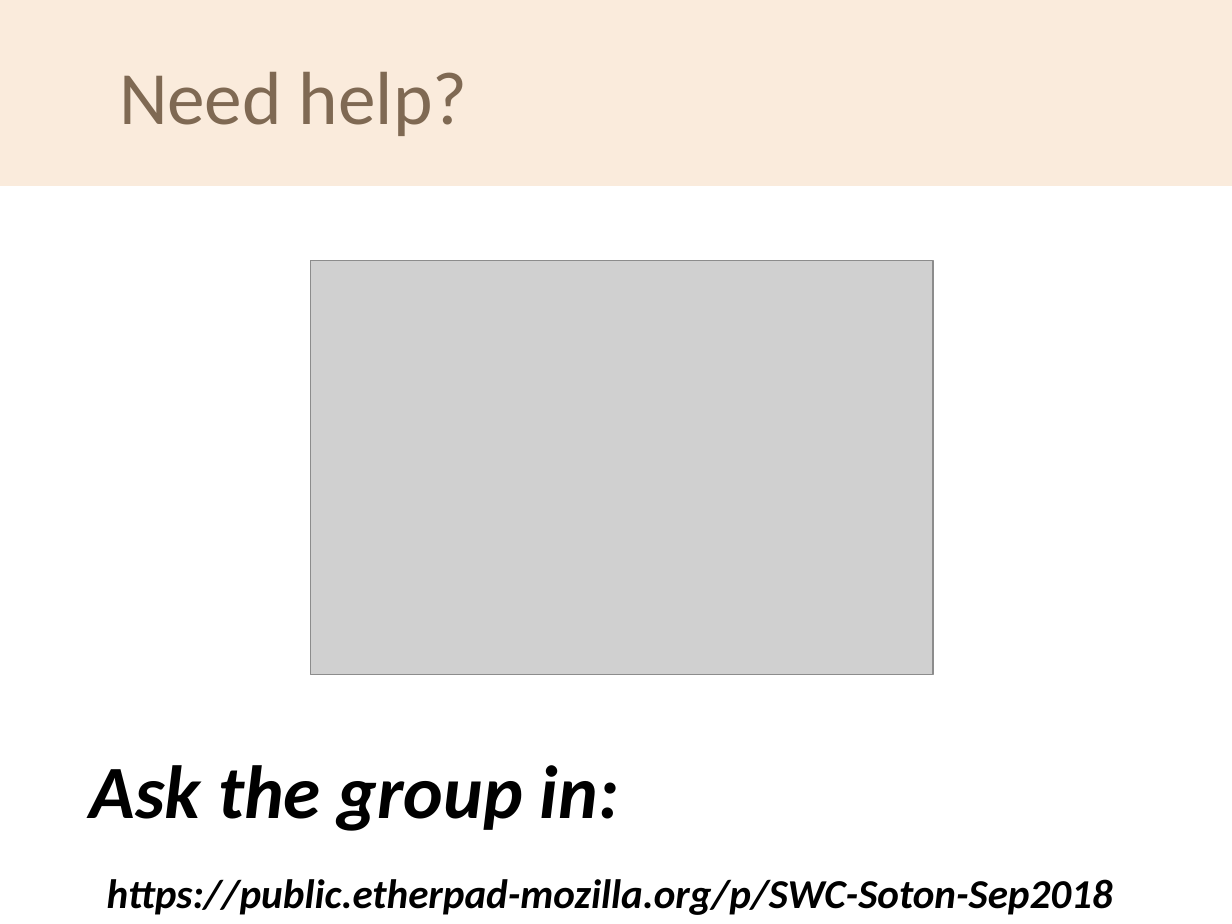
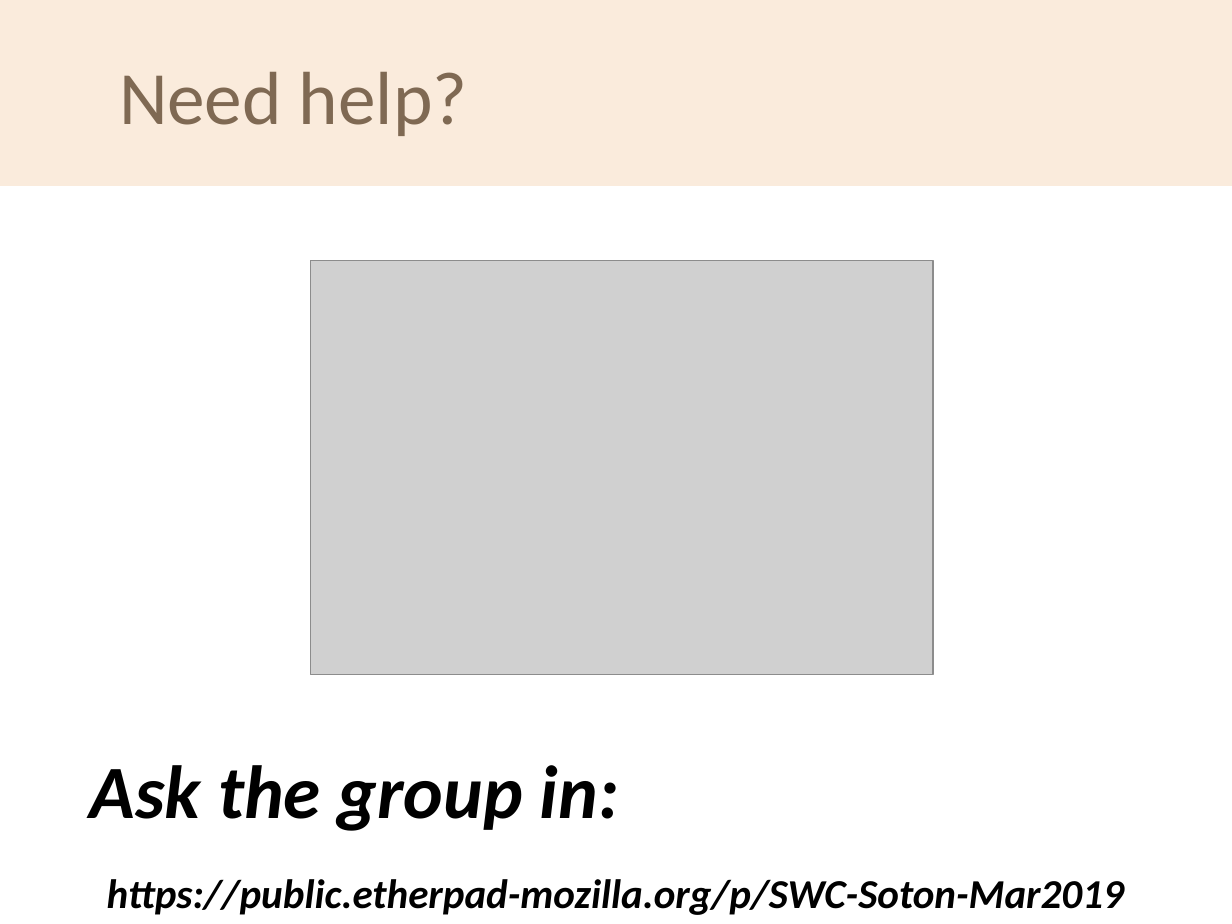
Before and after one commit to softwaresaved/2020-04-30-ramp-swc, a slide deck: slide 17 of welcome/swc-rsg-short-intro.odp. Drawn at 1232x924 pixels with LibreOffice and Linux fonts; fonts in the diff are those of the drawing; grey boxes stand for pictures; background and template pictures are left out. Boxes give left, top, right and bottom in pixels: in the first picture for what was removed or moved away, otherwise in the second. Text is boxed around its words. In the diff, an @@ line names an element or a change of style, - is before the commit and + after.

```diff
--- a/welcome/swc-rsg-short-intro.odp
+++ b/welcome/swc-rsg-short-intro.odp
@@ text at (107,879,1124,915): text changed @@
-https://public.etherpad-mozilla.org/p/SWC-Soton-Sep2018
+https://public.etherpad-mozilla.org/p/SWC-Soton-Mar2019
```
Also in this commit, not shown: 5 other slides changed, 2 other files.
